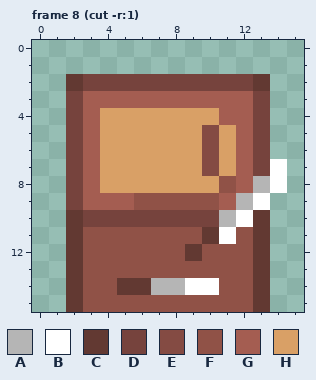
Pixel-art file, stored at assets/sprites/cutting_counter_down.aseprite. Above: the version before the commit.
16x16 pixels, 9 frames. Colours within 5 levels of each other are drawn and written as one. Shown: frame 8 (cut -r:1). The commit also changed other frames, which this record leaves out.
Visible layers, top first: "knife", "on_top", "base".
Palette (. is transparent): A #b5b5b5  B #ffffff  C #623932  D #76433d  E #844b43  F #905247  G #a45d51  H #d9a066
Pixels before, frame 8 (cut -r:1), first column x 2:
 2 CDDDDDDDDDDC.
 3 DGGGGGGGGGGD.
 4 DGHHHHHHHGGD.
 5 DGHHHHHHEHGD.
 6 DGHHHHHHEHGD.
 7 DGHHHHHHEHGDB
 8 DGHHHHHHHFGAB
 9 DGGGFFFFFGAB.
10 CDDDDDDDDABC.
11 CFFFFFFFCBFC.
12 CFFFFFFCFFFC.
13 CFFFFFFFFFFC.
14 CFFCCAABBFFC.
15 CFFFFFFFFFFC.
The same view after the edit:
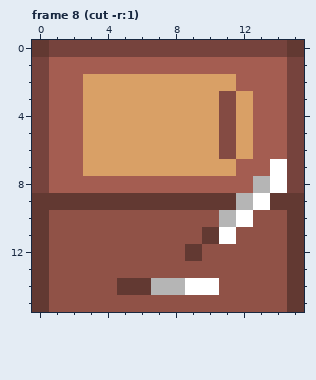
From old to new:
Frame 8 (cut -r:1), layers "on_top", "base":
y 0: x 0..15 ................ -> CDDDDDDDDDDDDDDC
y 1: x 0..15 ................ -> DGGGGGGGGGGGGGGD
y 2: x 0..15 ..CDDDDDDDDDDC.. -> DGGHHHHHHHHHGGGD
y 3: x 0..15 ..DGGGGGGGGGGD.. -> DGGHHHHHHHHEHGGD
y 4: x 0..3 ..DG -> DGGH; x 11..15 GGD.. -> EHGGD
y 5..6: x 0..3 ..DG -> DGGH; x 10..15 EHGD.. -> HEHGGD
y 7: x 0..3 ..DG -> DGGH; x 10 E -> H; x 13 D -> G; x 15 . -> D
y 8: x 0..2 ..D -> DGG; x 4..11 HHHHHHHF -> GGGGGGGG; x 15 . -> D
y 9: x 0..11 ..DGGGFFFFFG -> CCCCCCCCCCCC; x 14..15 .. -> CC
y 10: x 0..10 ..CDDDDDDDD -> CFFFFFFFFFF; x 13..15 C.. -> FFC
y 11..15: x 0..2 ..C -> CFF; x 13..15 C.. -> FFC
Boxes around the changes in both pictures, in picture pixels (x1, y1, x2, y2):
changed: (32, 40, 304, 312)
